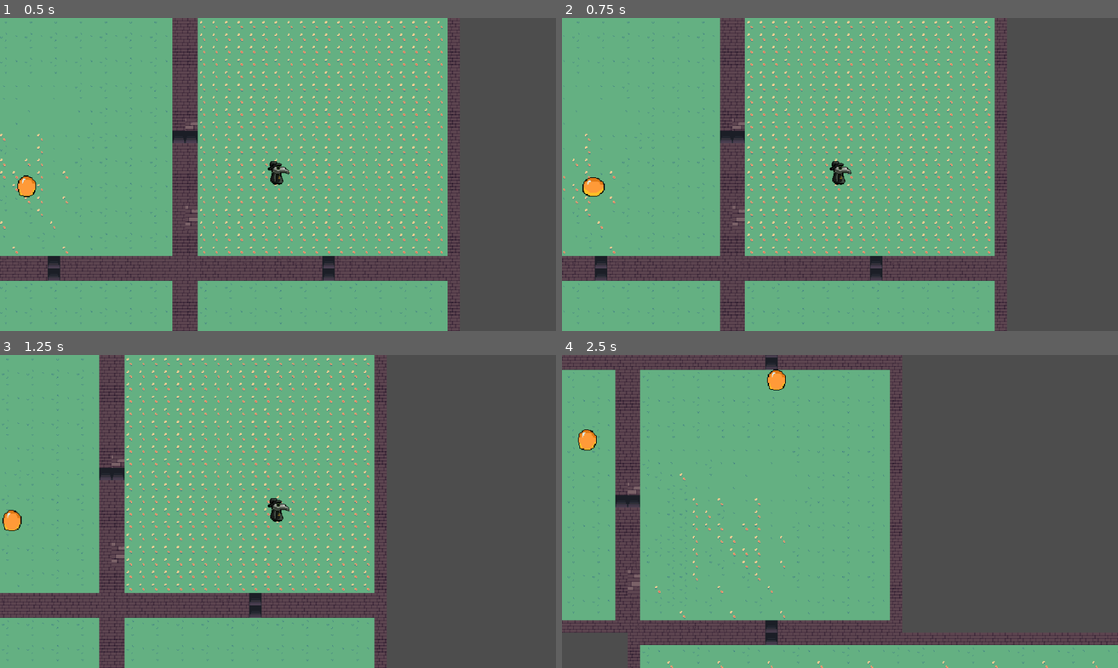
Above: before the commit, frames 1-4 (two rows, left to right).
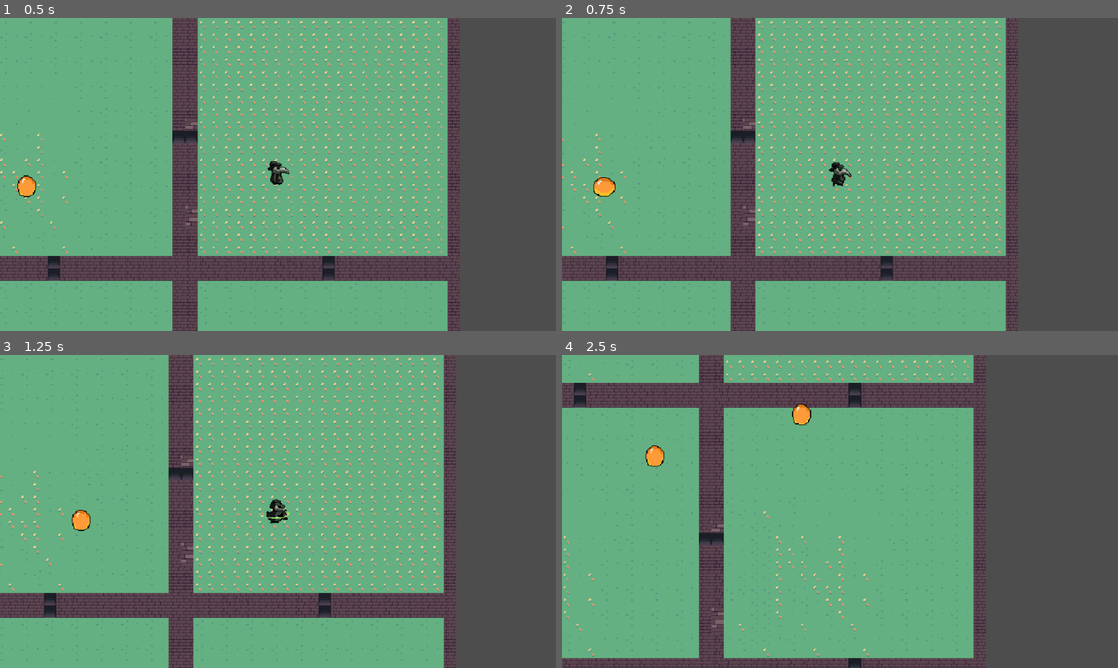
Above: after the commit, the same moments.

Repository: JohnHuber99/Black-Tower
Game: Godot game, scene res://Scenes/main.tscn
Same seed, same stepped clock (60 frames per second), same inputs: the game is played once before the commit and once after it.
Inputs (mouse positions are in pixels of both pictures, inside the frame that each line leads up to):
- Up to frame 1 (0.5 s): no input
- Up to frame 2 (0.75 s): tap Enter (ui_accept) at 0.5 s; move the mouse to (962, 158) at 0.52 s; hold D (right) from 0.53 s (still down); click (962, 158) at 0.6 s
- Up to frame 3 (1.25 s): keep holding D (right); tap Enter (ui_accept) at 0.77, 0.8, 1.07 s
- Up to frame 4 (2.5 s): move the mouse to (728, 527) at 1.27 s; release D (right) at 1.28 s; hold S (down) 1.28-2.03 s; tap Enter (ui_accept) at 1.35, 1.52, 1.82, 2.3 s; click (728, 527) at 1.55 s; move the mouse to (895, 442) at 2.02 s; hold D (right) from 2.03 s (still down); hold Down (down_camera) from 2.03 s (still down)

Frame 1 is identical in both runs. In frame 2, 13% of the frame differs, in the area x 0-82%, y 0-100%; in frame 3, 27%; in frame 4, 38%, in the area x 0-100%, y 0-100%.

Commit message:
Knife throw
Disabled knife collision for now since interaction with player is wonky

Diff:
--- a/Scenes/Basic_Attack.gd
+++ /dev/null
@@ -1,13 +0,0 @@
-extends CharacterBody2D
-var bullet_path=preload("res://knife.tscn")
-func _physics_process(delta):
-	look_at(get_global_mouse_position())
-	if Input.is_action_just_pressed("ui_accept"):
-		fire()
-
-func fire() :
-	var knife=bullet_path.instantiate()
-	knife.dir=rotation
-	knife.pos=global_position
-	knife.rota=global_rotation
-	get_parent().add_child(knife)
--- a/Scenes/grenade2.tscn
+++ b/Scenes/grenade2.tscn
@@ -1,7 +1,7 @@
 [gd_scene load_steps=5 format=3 uid="uid://c5qbyprgjcbsh"]
 
 [ext_resource type="Script" uid="uid://gr5vlqc7lcwt" path="res://Scripts/grenade_2.gd" id="1_6lrgy"]
-[ext_resource type="Texture2D" uid="uid://bo3l6vy2ksjgf" path="res://Sprites/Grenade.png" id="2_g541h"]
+[ext_resource type="Texture2D" uid="uid://bo3l6vy2ksjgf" path="res://sprites/Grenade.png" id="2_g541h"]
 
 [sub_resource type="Curve2D" id="Curve2D_2n66k"]
 _data = {
--- /dev/null
+++ b/Scenes/knife.tscn
@@ -0,0 +1,17 @@
+[gd_scene load_steps=4 format=3 uid="uid://c77kym60cxiy3"]
+
+[ext_resource type="Script" uid="uid://c53mtv4x40bbq" path="res://Scripts/knife.gd" id="1_k4pir"]
+[ext_resource type="Texture2D" uid="uid://by3bqb0lgm1kc" path="res://sprites/Knife.png" id="2_pgkuq"]
+
+[sub_resource type="RectangleShape2D" id="RectangleShape2D_8wt88"]
+size = Vector2(16, 4)
+
+[node name="Knife" type="CharacterBody2D"]
+script = ExtResource("1_k4pir")
+
+[node name="Sprite2D" type="Sprite2D" parent="."]
+texture = ExtResource("2_pgkuq")
+
+[node name="CollisionShape2D" type="CollisionShape2D" parent="."]
+shape = SubResource("RectangleShape2D_8wt88")
+disabled = true
--- a/Scenes/player.tscn
+++ b/Scenes/player.tscn
@@ -259,13 +259,23 @@
 }, {
 "duration": 1.0,
 "texture": SubResource("AtlasTexture_olqyp")
-}, {
+}],
+"loop": false,
+"name": &"basic_attack_1",
+"speed": 8.0
+}, {
+"frames": [{
 "duration": 1.0,
 "texture": SubResource("AtlasTexture_wpjfl")
 }, {
 "duration": 1.0,
 "texture": SubResource("AtlasTexture_bi64h")
-}, {
+}],
+"loop": false,
+"name": &"basic_attack_2",
+"speed": 8.0
+}, {
+"frames": [{
 "duration": 1.0,
 "texture": SubResource("AtlasTexture_2ijsl")
 }, {
@@ -274,7 +284,12 @@
 }, {
 "duration": 1.0,
 "texture": SubResource("AtlasTexture_0gysh")
-}, {
+}],
+"loop": false,
+"name": &"basic_attack_3",
+"speed": 8.0
+}, {
+"frames": [{
 "duration": 1.0,
 "texture": SubResource("AtlasTexture_vfarp")
 }, {
@@ -284,9 +299,9 @@
 "duration": 1.0,
 "texture": SubResource("AtlasTexture_83xs0")
 }],
-"loop": true,
-"name": &"Basic Attack",
-"speed": 10.0
+"loop": false,
+"name": &"basic_attack_4",
+"speed": 8.0
 }, {
 "frames": [{
 "duration": 1.0,
@@ -573,8 +588,7 @@
 [node name="PlayerSprite" type="AnimatedSprite2D" parent="."]
 position = Vector2(2, -4)
 sprite_frames = SubResource("SpriteFrames_chjaw")
-animation = &"Basic Attack"
-frame_progress = 0.527281
+animation = &"basic_attack_4"
 
 [node name="Camera2D" type="Camera2D" parent="."]
 position = Vector2(1, -1)
--- a/knife.gd
+++ b/Scripts/knife.gd
@@ -1,15 +1,15 @@
 extends CharacterBody2D
 
-@export var SPEED = 100 # Value is subject to change
+@export var SPEED = 400 # Value is subject to change
 
 var dir : float
 var spawnPos : Vector2
-var spawnRot : float
 
 func _ready():
 	global_position = spawnPos
-	global_rotation = spawnRot
+	look_at(get_global_mouse_position())
+	dir = rotation
 
 func _physics_process(delta):
-	velocity = Vector2(0,-SPEED).rotated(dir)
+	velocity = Vector2(SPEED,0).rotated(dir)
 	move_and_slide()
--- a/Scripts/player.gd
+++ b/Scripts/player.gd
@@ -11,6 +11,7 @@
 @onready var sprite = $PlayerSprite
 @onready var marker_2d = $Marker2D
 const GRENADE = preload("res://Scenes/grenade2.tscn")
+const KNIFE = preload("res://Scenes/knife.tscn")
 var isThrowing = false
 
 var can_move = true
@@ -67,6 +68,17 @@
 	# Check when spellcasting button is released
 	if event.is_action_released("spell"):
 		spell_key_released.emit()
+
+	if !casting and event.is_action("attack"):
+		# Attacking animation is playing
+		casting = true
+		can_move = false
+
+		await attack_animation()
+
+		# Casting animations finished
+		can_move = true
+		casting = false
 
 func _physics_process(delta):
 	get_input(delta)
@@ -134,6 +146,20 @@
 	# Unlock turning
 	can_turn = true
 
+func attack_animation():
+	# Plays first half of throwing animation once
+	sprite.play("basic_attack_1")
+	await sprite.animation_finished
+	#_fire()
+	sprite.play("basic_attack_2")
+	await sprite.animation_finished
+	#_fire()
+	sprite.play("basic_attack_3")
+	await sprite.animation_finished
+	_fire()
+	sprite.play("basic_attack_4")
+	await sprite.animation_finished
+
 func _ready():
 	z_index = 1
 	var vaporSignalEnd = get_node("SmellingSalts")
@@ -157,3 +183,9 @@
 		await get_tree().create_timer(0.1).timeout
 
 		isThrowing = false
+
+func _fire() :
+	var knife = KNIFE.instantiate()
+	knife.spawnPos = global_position
+
+	get_parent().add_child(knife)
--- a/knife.tscn
+++ /dev/null
@@ -1,14 +0,0 @@
-[gd_scene load_steps=3 format=3 uid="uid://c77kym60cxiy3"]
-
-[ext_resource type="Texture2D" uid="uid://by3bqb0lgm1kc" path="res://sprites/Knife.png" id="1_mawn3"]
-
-[sub_resource type="RectangleShape2D" id="RectangleShape2D_8wt88"]
-size = Vector2(16, 4)
-
-[node name="Knife" type="CharacterBody2D"]
-
-[node name="Sprite2D" type="Sprite2D" parent="."]
-texture = ExtResource("1_mawn3")
-
-[node name="CollisionShape2D" type="CollisionShape2D" parent="."]
-shape = SubResource("RectangleShape2D_8wt88")
--- a/project.godot
+++ b/project.godot
@@ -59,9 +59,10 @@
 , Object(InputEventKey,"resource_local_to_scene":false,"resource_name":"","device":-1,"window_id":0,"alt_pressed":false …(186 unchanged characters)…
 ]
 }
-m1={
+attack={
 "deadzone": 0.5,
 "events": [Object(InputEventMouseButton,"resource_local_to_scene":false,"resource_name":"","device":-1,"window_id":0,"a …(253 unchanged characters)…
+, Object(InputEventMouseButton,"resource_local_to_scene":false,"resource_name":"","device":-1,"window_id":0,"alt_pressed":false,"shift_pressed":false,"ctrl_pressed":false,"meta_pressed":false,"button_mask":1,"position":Vector2(389, 21),"global_position":Vector2(408, 117),"factor":1.0,"button_index":1,"canceled":false,"pressed":true,"double_click":false,"script":null)
 ]
 }
 spell={
Not shown, removed: Scenes/Basic_Attack.gd.uid
Not shown: 1 places in Scenes/main.tscn that only renumber resources
Renamed: knife.gd.uid -> Scripts/knife.gd.uid
